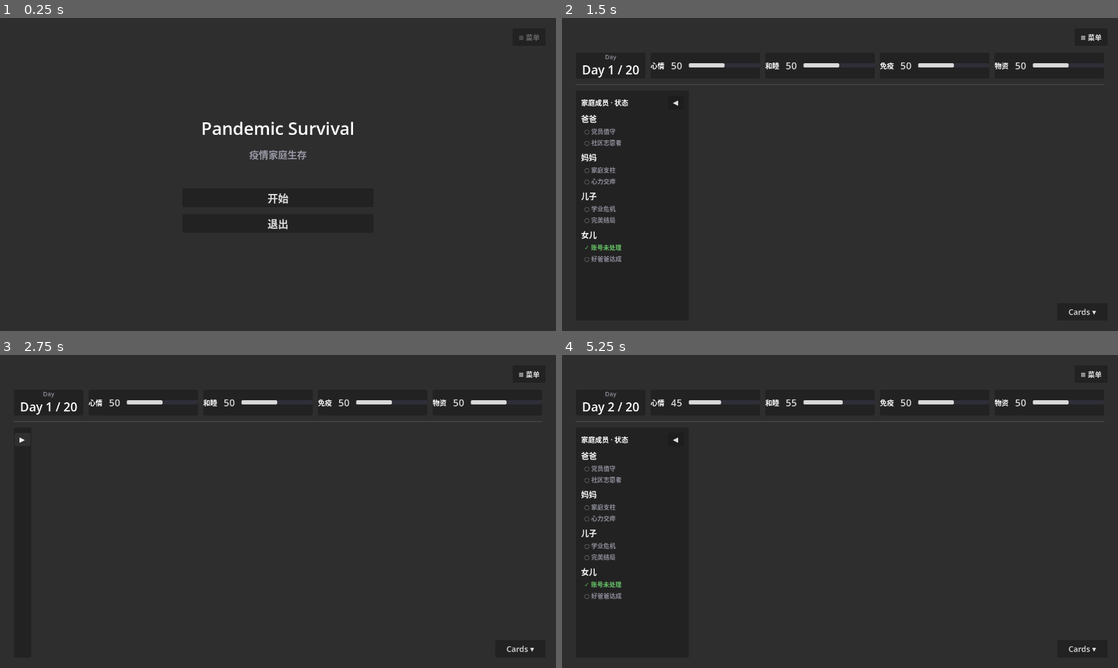
Above: before the commit, frames 1-4 (two rows, left to right).
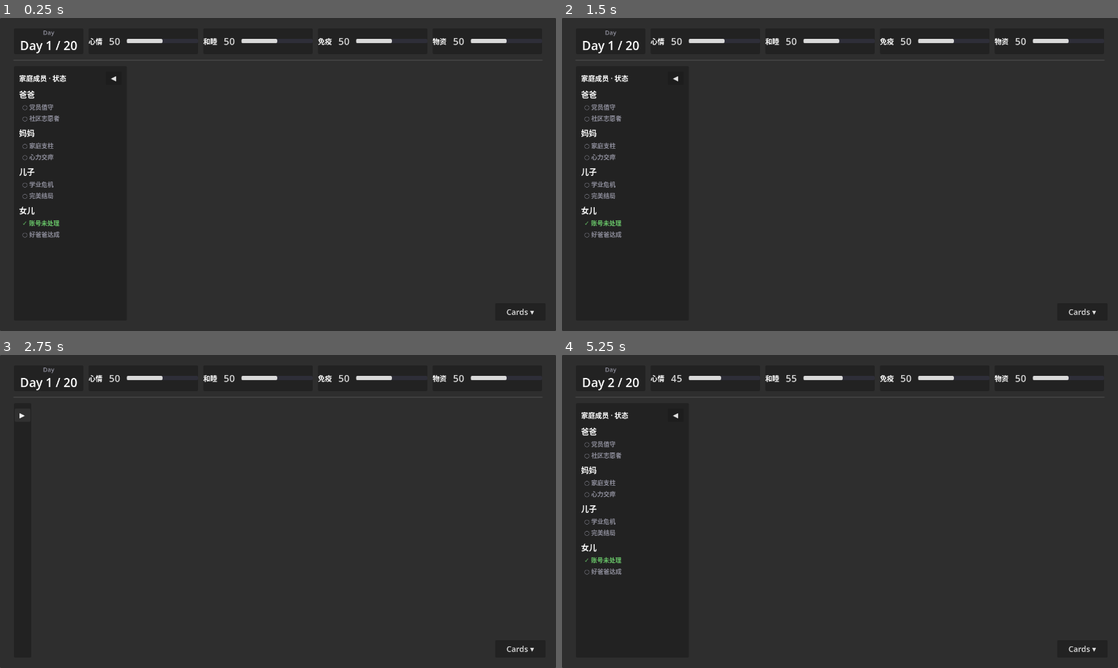
Above: after the commit, the same moments.

Repository: edudong999/GGJ
Game: Godot game, scene res://scenes/Main.tscn
Two runs of this game, one before a commit and one after it. Both use one fixed random seed, a clock stepped at 60 frames per second and the inputs below.
Inputs (mouse positions are in pixels of both pictures, inside the frame that each line leads up to):
- Up to frame 1 (0.25 s): no input
- Up to frame 2 (1.5 s): click (1090, 36) at 0.5 s, where only the run before the commit has a clickable "≡ 菜单"; click (840, 196) at 1.25 s, where only the run before the commit has a clickable "开始"
- Up to frame 3 (2.75 s): click "◀" at 2 s
- Up to frame 4 (5.25 s): click "▶" at 2.75 s; click "Cards ▾" at 3.5 s; click "1. 或许我可以修复一下亲子关系" at 4.25 s; click "继续 →" at 5 s

The runs differ from the first frame. In frame 1, 2.4% of the frame differs, in the area x 3-97%, y 4-95%; in frame 2, 3.3%, in the area x 2-98%, y 4-78%; in frame 3, 1.7%; in frame 4, 3.3%.

Commit message:
Revert menu + start screen; restore direct-to-game boot
Removed MenuBtn/MenuPopup/StartScreen and their handlers; CardButton is
visible by default again, EndBadge back at top-right, MainScene top
margin returned to 24px. Restart from the ending overlay goes straight
back into the card list, same as before.

Co-Authored-By: Claude Opus 4.7 <noreply@anthropic.com>

Diff:
--- a/scenes/Main.tscn
+++ b/scenes/Main.tscn
@@ -27,7 +27,7 @@
 grow_horizontal = 2
 grow_vertical = 2
 theme_override_constants/margin_left = 32
-theme_override_constants/margin_top = 80
+theme_override_constants/margin_top = 24
 theme_override_constants/margin_right = 32
 theme_override_constants/margin_bottom = 24
 
@@ -320,7 +320,6 @@
 theme_override_font_sizes/font_size = 18
 
 [node name="CardButton" type="Button" parent="."]
-visible = false
 layout_mode = 1
 anchors_preset = 3
 anchor_left = 1.0
@@ -339,123 +338,14 @@
 [node name="EndBadge" type="Button" parent="."]
 visible = false
 layout_mode = 1
-anchors_preset = 0
-anchor_left = 0.0
-anchor_right = 0.0
-offset_left = 24.0
-offset_top = 24.0
-offset_right = 240.0
-offset_bottom = 64.0
-grow_horizontal = 0
-grow_vertical = 0
-text = "结局 ▴ 展开"
-theme_override_font_sizes/font_size = 16
-
-[node name="MenuBtn" type="Button" parent="."]
-layout_mode = 1
 anchors_preset = 1
 anchor_left = 1.0
 anchor_right = 1.0
-offset_left = -100.0
+offset_left = -240.0
 offset_top = 24.0
 offset_right = -24.0
 offset_bottom = 64.0
 grow_horizontal = 0
 grow_vertical = 0
-text = "≡ 菜单"
-theme_override_font_sizes/font_size = 16
-
-[node name="MenuPopup" type="Panel" parent="."]
-visible = false
-layout_mode = 1
-anchors_preset = 1
-anchor_left = 1.0
-anchor_right = 1.0
-offset_left = -180.0
-offset_top = 72.0
-offset_right = -24.0
-offset_bottom = 260.0
-grow_horizontal = 0
-grow_vertical = 0
-
-[node name="Margin" type="MarginContainer" parent="MenuPopup"]
-layout_mode = 1
-anchors_preset = 15
-anchor_right = 1.0
-anchor_bottom = 1.0
-grow_horizontal = 2
-grow_vertical = 2
-theme_override_constants/margin_left = 8
-theme_override_constants/margin_top = 8
-theme_override_constants/margin_right = 8
-theme_override_constants/margin_bottom = 8
-
-[node name="VBox" type="VBoxContainer" parent="MenuPopup/Margin"]
-layout_mode = 2
-theme_override_constants/separation = 6
-
-[node name="ContinueBtn" type="Button" parent="MenuPopup/Margin/VBox"]
-layout_mode = 2
-text = "继续"
-theme_override_font_sizes/font_size = 16
-
-[node name="RestartBtn" type="Button" parent="MenuPopup/Margin/VBox"]
-layout_mode = 2
-text = "重新开始"
-theme_override_font_sizes/font_size = 16
-
-[node name="QuitBtn" type="Button" parent="MenuPopup/Margin/VBox"]
-layout_mode = 2
-text = "退出"
-theme_override_font_sizes/font_size = 16
-
-[node name="StartScreen" type="Panel" parent="."]
-layout_mode = 1
-anchors_preset = 15
-anchor_right = 1.0
-anchor_bottom = 1.0
-grow_horizontal = 2
-grow_vertical = 2
-
-[node name="VBox" type="VBoxContainer" parent="StartScreen"]
-layout_mode = 1
-anchors_preset = 8
-anchor_left = 0.5
-anchor_top = 0.5
-anchor_right = 0.5
-anchor_bottom = 0.5
-offset_left = -220.0
-offset_top = -180.0
-offset_right = 220.0
-offset_bottom = 180.0
-grow_horizontal = 2
-grow_vertical = 2
-theme_override_constants/separation = 16
-alignment = 1
-
-[node name="Title" type="Label" parent="StartScreen/VBox"]
-layout_mode = 2
-text = "Pandemic Survival"
-horizontal_alignment = 1
-theme_override_font_sizes/font_size = 40
-
-[node name="Subtitle" type="Label" parent="StartScreen/VBox"]
-layout_mode = 2
-text = "疫情家庭生存"
-horizontal_alignment = 1
-theme_override_font_sizes/font_size = 22
-theme_override_colors/font_color = Color(0.6, 0.6, 0.65, 1)
-
-[node name="Spacer" type="Control" parent="StartScreen/VBox"]
-custom_minimum_size = Vector2(0, 30)
-layout_mode = 2
-
-[node name="StartBtn" type="Button" parent="StartScreen/VBox"]
-layout_mode = 2
-text = "开始"
-theme_override_font_sizes/font_size = 24
-
-[node name="StartQuitBtn" type="Button" parent="StartScreen/VBox"]
-layout_mode = 2
-text = "退出"
-theme_override_font_sizes/font_size = 24
+text = "结局 ▴ 展开"
+theme_override_font_sizes/font_size = 16
--- a/scripts/Main.gd
+++ b/scripts/Main.gd
@@ -36,15 +36,6 @@
 @onready var end_badge: Button = $EndBadge
 
 @onready var card_button: Button = $CardButton
-@onready var menu_btn: Button = $MenuBtn
-@onready var menu_popup: Panel = $MenuPopup
-@onready var menu_continue_btn: Button = $MenuPopup/Margin/VBox/ContinueBtn
-@onready var menu_restart_btn: Button = $MenuPopup/Margin/VBox/RestartBtn
-@onready var menu_quit_btn: Button = $MenuPopup/Margin/VBox/QuitBtn
-
-@onready var start_screen: Panel = $StartScreen
-@onready var start_btn: Button = $StartScreen/VBox/StartBtn
-@onready var start_quit_btn: Button = $StartScreen/VBox/StartQuitBtn
 
 var event_panels: Array = []
 var cards_open: bool = false
@@ -58,15 +49,9 @@
 	end_badge.pressed.connect(_on_show_ending)
 	sidebar_toggle_btn.pressed.connect(_on_sidebar_toggle)
 	card_button.pressed.connect(_on_card_button_pressed)
-	menu_btn.pressed.connect(_on_menu_pressed)
-	menu_continue_btn.pressed.connect(_on_menu_continue)
-	menu_restart_btn.pressed.connect(_on_menu_restart)
-	menu_quit_btn.pressed.connect(_on_menu_quit)
-	start_btn.pressed.connect(_on_start_pressed)
-	start_quit_btn.pressed.connect(_on_menu_quit)
 	GameState.start_new_game()
 	_build_event_panels()
-	_show_start_screen()
+	_refresh_main_scene()
 
 
 func _build_event_panels() -> void:
@@ -98,56 +83,6 @@
 			"desc": desc,
 			"options_container": opts,
 		})
-
-
-# ─────────────── 启动 / 菜单 ───────────────
-
-func _show_start_screen() -> void:
-	main_scene.visible = false
-	card_list.visible = false
-	settlement_panel.visible = false
-	end_overlay.visible = false
-	end_badge.visible = false
-	card_button.visible = false
-	menu_popup.visible = false
-	start_screen.visible = true
-
-
-func _on_start_pressed() -> void:
-	start_screen.visible = false
-	main_scene.visible = true
-	card_button.visible = true
-	cards_open = false
-	_refresh_main_scene()
-
-
-func _on_menu_pressed() -> void:
-	menu_popup.visible = not menu_popup.visible
-
-
-func _on_menu_continue() -> void:
-	menu_popup.visible = false
-
-
-func _on_menu_restart() -> void:
-	menu_popup.visible = false
-	_restart_to_start()
-
-
-func _on_menu_quit() -> void:
-	get_tree().quit()
-
-
-func _restart_to_start() -> void:
-	end_overlay.visible = false
-	end_badge.visible = false
-	card_list.visible = false
-	settlement_panel.visible = false
-	card_button.visible = false
-	cards_open = false
-	GameState.start_new_game()
-	_refresh_event_panels()
-	_show_start_screen()
 
 
 # ─────────────── 主场景渲染 ───────────────
@@ -401,7 +336,6 @@
 	card_button.visible = false
 	end_overlay.visible = true
 	end_badge.visible = false
-	menu_popup.visible = false
 	var e: Dictionary = GameState.get_ending()
 	end_title_label.text = e["title"]
 	end_text_label.text = e["text"]
@@ -445,4 +379,10 @@
 
 
 func _on_restart_pressed() -> void:
-	_restart_to_start()
+	end_overlay.visible = false
+	end_badge.visible = false
+	card_button.visible = true
+	cards_open = false
+	GameState.start_new_game()
+	_refresh_event_panels()
+	_open_cards()
